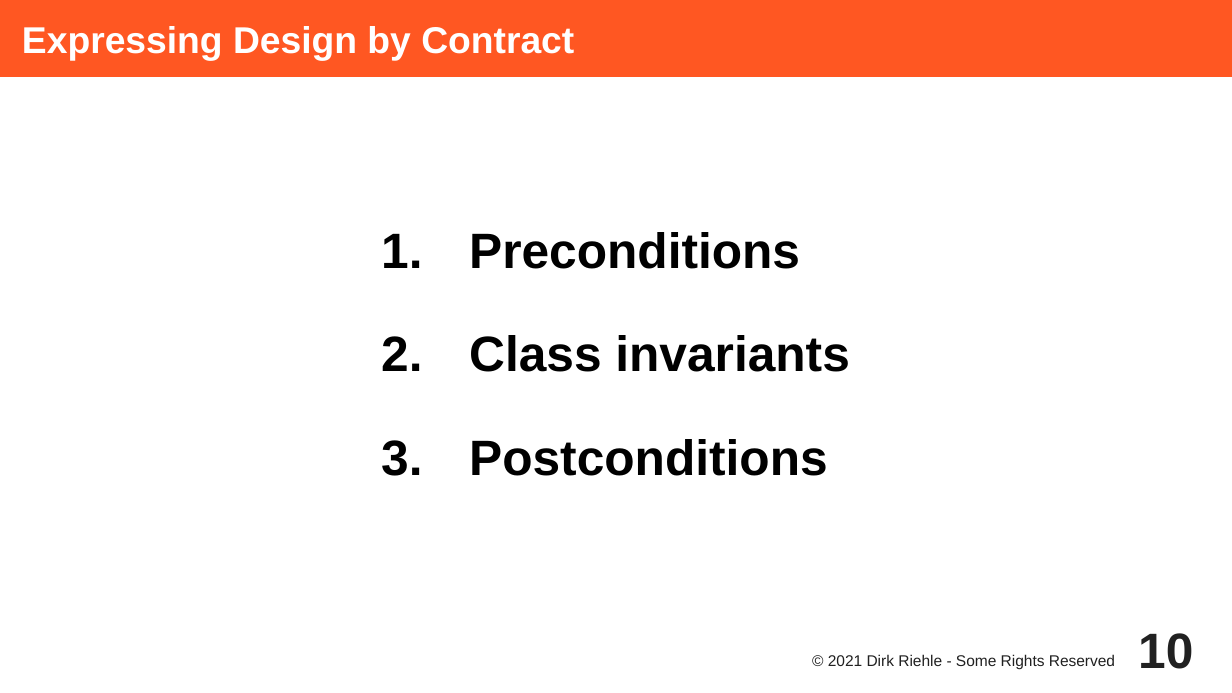
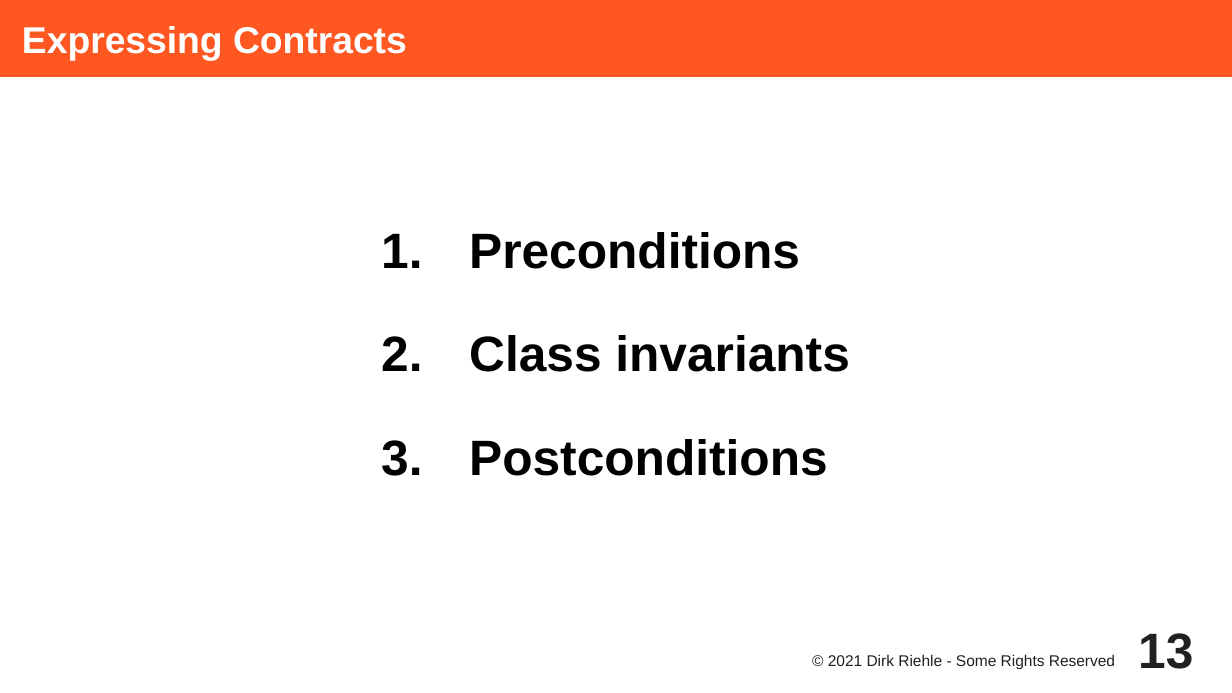
Before and after one commit to dirkriehle/adap-course, a slide deck: slide 13 of Lecture Slides/ADAP C04 - Design by Contract.odp (slide 10 before the commit). Drawn at 1232x693 pixels with LibreOffice and Linux fonts; fonts in the diff are those of the drawing. Boxes give left, top, right and bottom in pixels: in the first picture for what was removed or moved away, otherwise in the second. Text is boxed around its words. In the diff, an @@ line names an element or a change of style, - is before the commit and + after.

```diff
--- a/Lecture Slides/ADAP C04 - Design by Contract.odp
+++ b/Lecture Slides/ADAP C04 - Design by Contract.odp
@@ title at bbox=[22, 26, 407, 61]: text changed @@
-Expressing Design by Contract
+Expressing Contracts
@@ page number at bbox=[1138, 633, 1193, 669]: text changed @@
-10
+13
```
Also in this commit, not shown: 2 other slides changed, 6 slides added, 11 other files.
